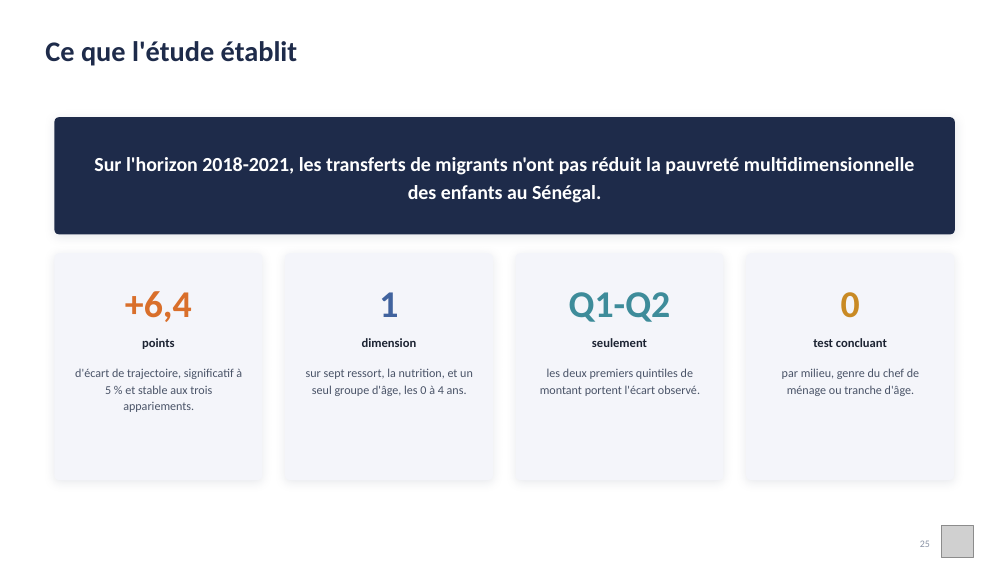
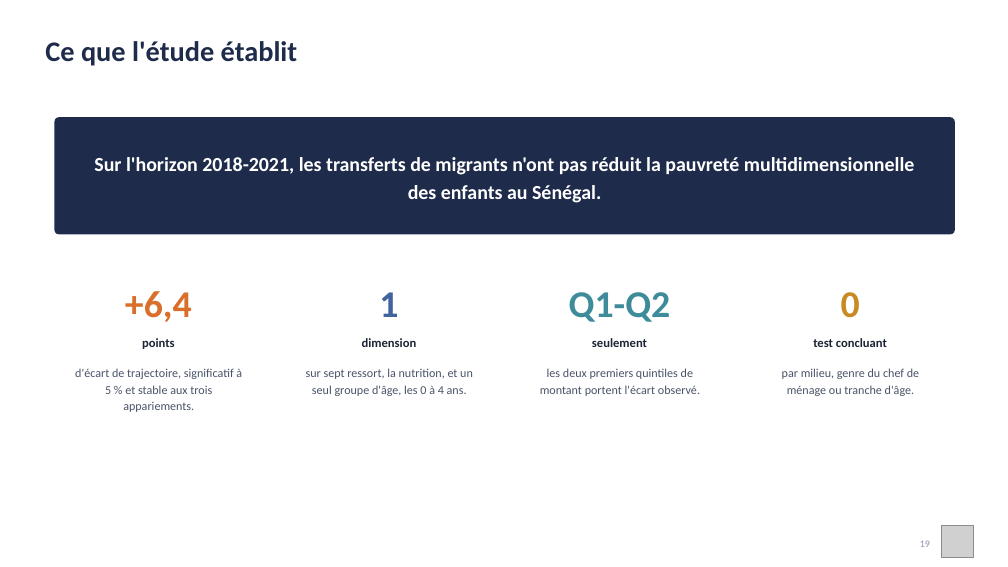
Before and after one commit to JODRAFF9/MEMOIRE, a slide deck: slide 19 of infographie/presentation_infographique.pptx (slide 25 before the commit). Drawn at 1008x567 pixels with LibreOffice and Linux fonts; fonts in the diff are those of the drawing; grey boxes stand for pictures. Boxes give left, top, right and bottom in pixels: in the first picture for what was removed or moved away, otherwise in the second. Text is boxed around its words. In the diff, an @@ line names an element or a change of style, - is before the commit and + after.

```diff
--- a/infographie/presentation_infographique.pptx
+++ b/infographie/presentation_infographique.pptx
@@ rounded rectangle removed at (x1=54, y1=253, x2=262, y2=480) @@
@@ rounded rectangle removed at (x1=285, y1=253, x2=493, y2=480) @@
@@ rounded rectangle removed at (x1=516, y1=253, x2=724, y2=480) @@
@@ rounded rectangle removed at (x1=746, y1=253, x2=954, y2=480) @@
```
Also in this commit, not shown: 18 other slides changed, 6 slides removed, 2 other files.
